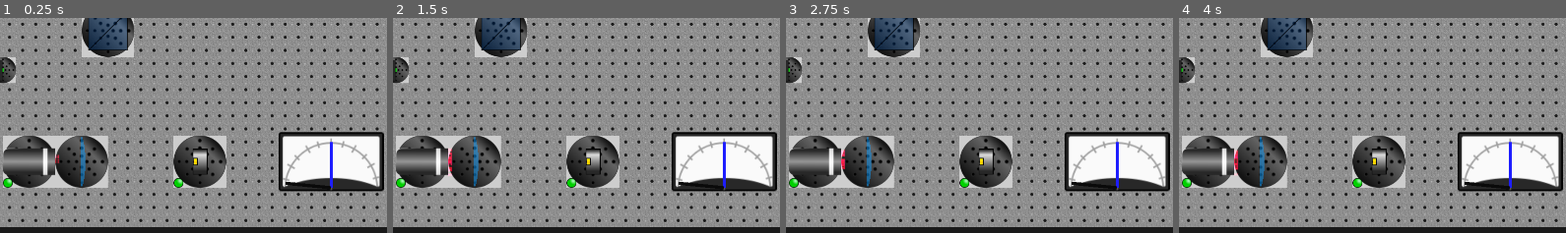
Above: before the commit, frames 1-4 (left to right).
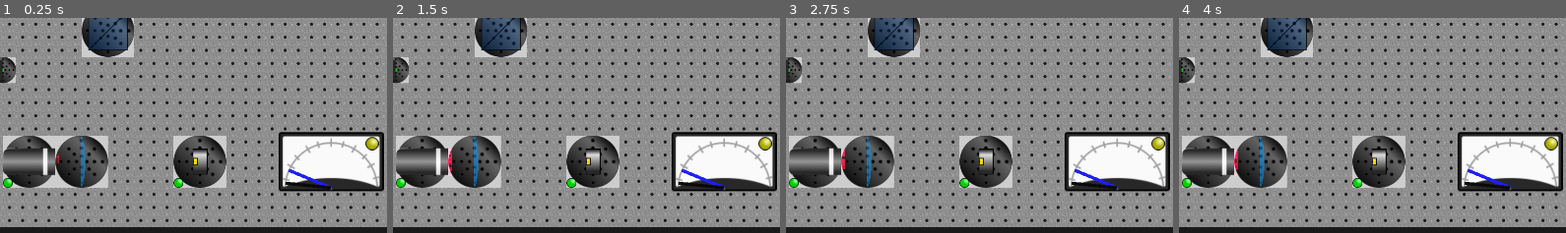
Above: after the commit, the same moments.

Repository: mbapplegate/maxwellDemon
Game: Godot game, scene res://worlds/test_world.tscn
Two runs of this game, one before a commit and one after it. Both use one fixed random seed, a clock stepped at 60 frames per second and the inputs below. The project has no main scene, so this scene is started directly.
Inputs:
- Up to frame 1 (0.25 s): no input
- Up to frame 2 (1.5 s): tap Enter at 0.5 s; hold Right (right) 0.53-1.28 s; hold Shift (pull) 0.53-1.28 s; tap Space (toggleEnergize) at 1.25 s; hold Down (down) from 1.28 s (still down); tap Q (rotateCCW) at 1.35 s
- Up to frame 3 (2.75 s): tap Enter at 2 s; release Down (down) at 2.03 s; hold Right (right) from 2.03 s (still down); hold E (rotateCW) from 2.03 s (still down)
- Up to frame 4 (4 s): tap Space (toggleEnergize) at 2.75, 2.85 s; release Right (right) at 2.78 s; release E (rotateCW) at 2.78 s; hold Up (up) 2.78-3.53 s; tap Enter at 3.5 s; hold Left (left) from 3.53 s (still down); hold Shift (pull) from 3.53 s (still down)
The pictures show only the part of the screen within x 14-64%, y 50-100%; the shares and areas given below are measured in that part.

The runs differ from the first frame. In frame 1, 0.5% of the frame differs, in the area x 74-98%, y 55-79%; in frame 2, 0.5%; in frame 3, 0.5%; in frame 4, 0.5%.

Commit message:
Added indicator light to analog meter

Diff:
--- /dev/null
+++ b/scenes/DetectorMeterAnalog/IndicatorButton.svg
@@ -0,0 +1,86 @@
+<?xml version="1.0" encoding="UTF-8" standalone="no"?>
+<!-- Created with Inkscape (http://www.inkscape.org/) -->
+
+<svg
+   xmlns:dc="http://purl.org/dc/elements/1.1/"
+   xmlns:cc="http://creativecommons.org/ns#"
+   xmlns:rdf="http://www.w3.org/1999/02/22-rdf-syntax-ns#"
+   xmlns:svg="http://www.w3.org/2000/svg"
+   xmlns="http://www.w3.org/2000/svg"
+   xmlns:xlink="http://www.w3.org/1999/xlink"
+   xmlns:sodipodi="http://sodipodi.sourceforge.net/DTD/sodipodi-0.dtd"
+   xmlns:inkscape="http://www.inkscape.org/namespaces/inkscape"
+   width="210mm"
+   height="297mm"
+   viewBox="0 0 210 297"
+   version="1.1"
+   id="svg5906"
+   sodipodi:docname="IndicatorButton.svg"
+   inkscape:version="0.92.0 r15299">
+  <defs
+     id="defs5900">
+    <linearGradient
+       inkscape:collect="always"
+       id="linearGradient6457">
+      <stop
+         style="stop-color:#ffffaf;stop-opacity:1"
+         offset="0"
+         id="stop6453" />
+      <stop
+         style="stop-color:#aaaa00;stop-opacity:1"
+         offset="1"
+         id="stop6455" />
+    </linearGradient>
+    <radialGradient
+       inkscape:collect="always"
+       xlink:href="#linearGradient6457"
+       id="radialGradient6459"
+       cx="93.34391"
+       cy="112.35023"
+       fx="93.34391"
+       fy="112.35023"
+       r="2.2029439"
+       gradientUnits="userSpaceOnUse"
+       gradientTransform="matrix(-0.87513974,0.02395273,-0.02223425,-0.8123571,177.91332,200.89144)" />
+  </defs>
+  <sodipodi:namedview
+     id="base"
+     pagecolor="#ffffff"
+     bordercolor="#666666"
+     borderopacity="1.0"
+     inkscape:pageopacity="0.0"
+     inkscape:pageshadow="2"
+     inkscape:zoom="31.678384"
+     inkscape:cx="350.24832"
+     inkscape:cy="700.03594"
+     inkscape:document-units="mm"
+     inkscape:current-layer="layer1"
+     showgrid="false"
+     inkscape:window-width="1920"
+     inkscape:window-height="1000"
+     inkscape:window-x="-11"
+     inkscape:window-y="35"
+     inkscape:window-maximized="1" />
+  <metadata
+     id="metadata5903">
+    <rdf:RDF>
+      <cc:Work
+         rdf:about="">
+        <dc:format>image/svg+xml</dc:format>
+        <dc:type
+           rdf:resource="http://purl.org/dc/dcmitype/StillImage" />
+      </cc:Work>
+    </rdf:RDF>
+  </metadata>
+  <g
+     inkscape:label="Layer 1"
+     inkscape:groupmode="layer"
+     id="layer1">
+    <circle
+       style="fill:url(#radialGradient6459);fill-opacity:1;stroke:#000000;stroke-width:0.26458333;stroke-miterlimit:4;stroke-dasharray:none;stroke-dashoffset:0;stroke-opacity:1"
+       id="path6451"
+       cx="93.133339"
+       cy="112.58541"
+       r="2.0706522" />
+  </g>
+</svg>
--- a/scenes/DetectorMeterAnalog/analogMeter.svg
+++ b/scenes/DetectorMeterAnalog/analogMeter.svg
@@ -29,7 +29,7 @@
      inkscape:pageopacity="0.0"
      inkscape:pageshadow="2"
      inkscape:zoom="5.6"
-     inkscape:cx="16.954821"
+     inkscape:cx="59.811964"
      inkscape:cy="63.854262"
      inkscape:document-units="px"
      inkscape:current-layer="layer1"
--- a/scenes/DetectorMeterAnalog/detector_meter.gd
+++ b/scenes/DetectorMeterAnalog/detector_meter.gd
@@ -16,10 +16,12 @@
 @onready var avgLine = $averagePowerLine
 @onready var goalLine = $goalLine
 @onready var timer = $Timer
+@onready var light = $LightSprite
 
 var powerArray = []
 var arrayIndex = 0
 var currentEnergy = 0.0
+var goalMet = false
 
 func _ready():
 	for child in get_children():
@@ -50,11 +52,17 @@
 	currentEnergy += energy
 
 func _on_timer_timeout():
-	print(currentEnergy)
 	powerArray[arrayIndex] = currentEnergy
 	arrayIndex += 1
 	if (arrayIndex == NUM_POINTS_TO_AVG):
 		arrayIndex = 0
+	var currentAvg = _getArrayAvg()
 	currLine.set_point_position(1,_getPointLocation(currentEnergy))
-	avgLine.set_point_position(1,_getPointLocation(_getArrayAvg()))
+	avgLine.set_point_position(1,_getPointLocation(currentAvg))
 	currentEnergy = 0.0
+	if currentAvg >= goalPower:
+		light.texture = load("res://scenes/DetectorMeterAnalog/indicatorLight_ON.png")
+		goalMet = true
+	else:
+		light.texture = load("res://scenes/DetectorMeterAnalog/indicatorLight_OFF.png")
+		goalMet = false
--- a/scenes/DetectorMeterAnalog/detector_meter.tscn
+++ b/scenes/DetectorMeterAnalog/detector_meter.tscn
@@ -1,7 +1,8 @@
-[gd_scene load_steps=4 format=3 uid="uid://dn3852bgxqccu"]
+[gd_scene load_steps=5 format=3 uid="uid://dn3852bgxqccu"]
 
 [ext_resource type="Script" path="res://scenes/DetectorMeterAnalog/detector_meter.gd" id="1_bm1kv"]
 [ext_resource type="Texture2D" uid="uid://obgbfx3xvawe" path="res://scenes/DetectorMeterAnalog/detectorMeterAnalog.png" id="1_wavw2"]
+[ext_resource type="Texture2D" uid="uid://dtvrvqu5mgj33" path="res://scenes/DetectorMeterAnalog/indicatorLight_OFF.png" id="3_27rwx"]
 
 [sub_resource type="RectangleShape2D" id="RectangleShape2D_k0pt1"]
 size = Vector2(128, 72)
@@ -37,4 +38,8 @@
 [node name="Timer" type="Timer" parent="."]
 autostart = true
 
+[node name="LightSprite" type="Sprite2D" parent="."]
+position = Vector2(50, -22)
+texture = ExtResource("3_27rwx")
+
 [connection signal="timeout" from="Timer" to="." method="_on_timer_timeout"]
--- a/worlds/test_world.tscn
+++ b/worlds/test_world.tscn
@@ -79,7 +79,7 @@
 position = Vector2(1088, 896)
 scale = Vector2(2, 2)
 maxPower = 20.0
-goalPower = 10
+goalPower = 2
 integrationTime = 0.25
 
 [node name="PointDetector" parent="DetectorMeter" instance=ExtResource("13_8apwg")]
Not shown, added: scenes/DetectorMeterAnalog/IndicatorButton.svg.import
Binary file added: scenes/DetectorMeterAnalog/indicatorLight_OFF.png
Not shown, added: scenes/DetectorMeterAnalog/indicatorLight_OFF.png.import
Binary file added: scenes/DetectorMeterAnalog/indicatorLight_ON.png
Not shown, added: scenes/DetectorMeterAnalog/indicatorLight_ON.png.import
